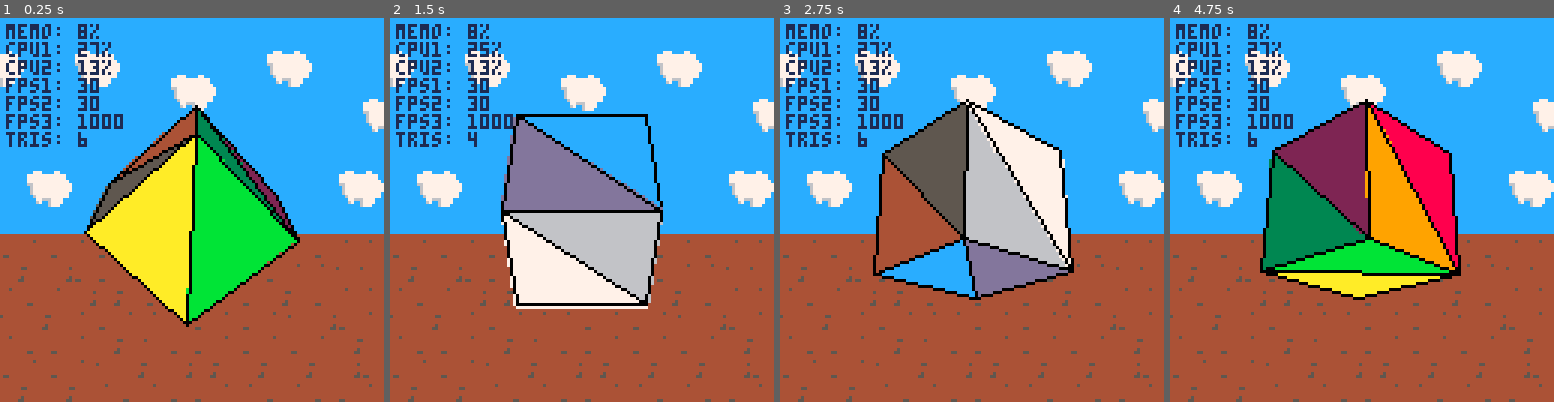
Above: before the commit, frames 1-4 (left to right).
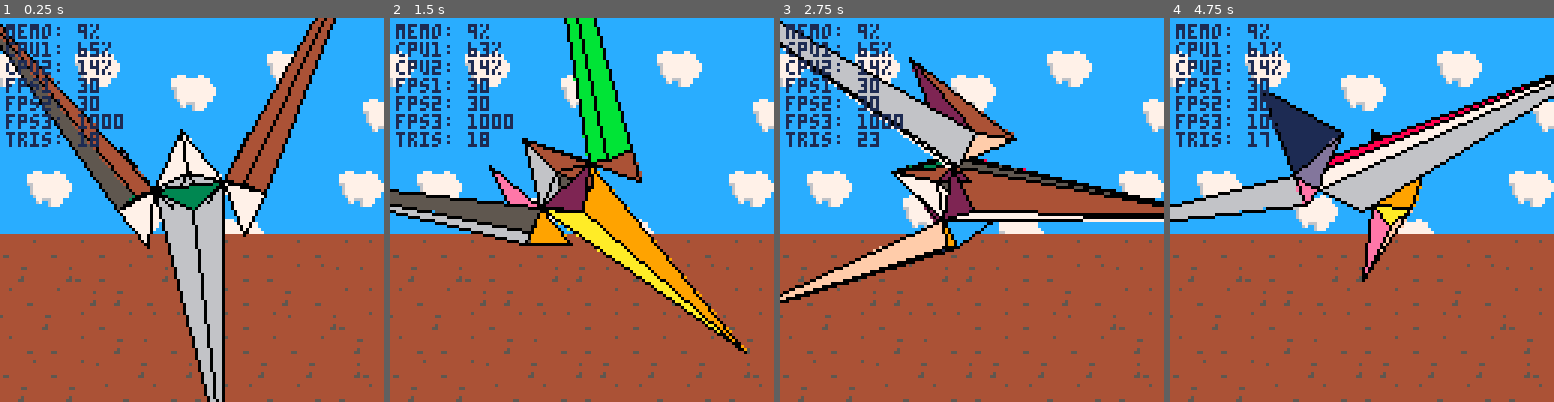
Above: after the commit, the same moments.

Repository: RicoP/picowiese
Game: PICO-8 cartridge 3d.p8
Same seed, same stepped clock (60 frames per second), same inputs: the game is played once before the commit and once after it.
Inputs:
- Up to frame 1 (0.25 s): no input
- Up to frame 2 (1.5 s): no input
- Up to frame 3 (2.75 s): no input
- Up to frame 4 (4.75 s): no input

The runs differ from the first frame. In frame 1, 26% of the frame differs, in the area x 0-88%, y 0-100%; in frame 2, 24%; in frame 3, 27%, in the area x 0-100%, y 0-75%; in frame 4, 26%.

Commit message:
add distance to faces and to primitive z sorting

Diff:
--- a/3d.p8
+++ b/3d.p8
@@ -45,6 +45,13 @@
  return res
 end
 
+function vec3_scale(res, a, s)
+ res.x=a.x*s
+ res.y=a.y*s
+ res.z=a.z*s
+ return res
+end
+
 function vec3_len_sqr(v)
  return v.x*v.x+v.y*v.y+v.z*v.z
 end
@@ -99,6 +106,26 @@
 
  return res
 end
+
+--utils
+--https://www.lexaloffle.com/bbs/?pid=18374#p18374
+qsort=function (t, cmp, i, j)
+ i = i or 1
+ j = j or #t
+ if i < j then
+  local p = i
+  for k = i, j - 1 do
+   if cmp(t[k], t[j]) <= 0 then
+    t[p], t[k] = t[k], t[p]
+    p = p + 1
+   end
+  end
+  t[p], t[j] = t[j], t[p]
+  qsort(t, cmp, i, p - 1)
+  qsort(t, cmp, p + 1, j)
+ end
+end
+
 -->8
 -- 3d rasterizer
 
@@ -232,7 +259,7 @@
  pmat[3][4]=1
  pmat[4][4]=0
 
- local theta=frame/60.0
+ local theta=frame/360.0
  local matrotz=matrix()
  matrotz[1][1]=cos(theta)
  matrotz[1][2]=sin(theta)
@@ -249,7 +276,7 @@
  matrotx[3][3]=cos(theta*.5)
  matrotx[4][4]=1
 
- local m = cube_mesh
+ local m = arwing_mesh
  local t = triangle()
 
  local num_tris = #m.faces
@@ -275,9 +302,9 @@
   vec3_mul(trirotzx.p[3],trirotz.p[3],matrotx)
 
   local tri_trans=triangle(trirotzx.p)
-  tri_trans.p[1].z += 8
-  tri_trans.p[2].z += 8
-  tri_trans.p[3].z += 8
+  tri_trans.p[1].z += 7
+  tri_trans.p[2].z += 7
+  tri_trans.p[3].z += 7
 
   local l1 = {x=0,y=0,z=0}
   vec3_sub(l1, tri_trans.p[2],tri_trans.p[1])
@@ -292,6 +319,16 @@
   local d = vec3_dot(n,pn)
 
   if d > 0 then goto draw_tri_end end
+
+		local midp = vec3d()
+		vec3_add(midp,midp,tri_trans.p[1])
+		vec3_add(midp,midp,tri_trans.p[2])
+		vec3_add(midp,midp,tri_trans.p[3])
+  vec3_scale(midp,midp,0.333333)
+		vec3_sub(midp,midp,eye)
+		local dist = vec3_len_sqr(midp)
+  face[4] = dist
+
 
   local tri_proj = triangle()
   vec3_mul(tri_proj.p[1],tri_trans.p[1],pmat)
@@ -313,10 +350,10 @@
   tri_proj.p[3].x *=64
   tri_proj.p[3].y *=64
 
-  local col = 1+f%15
+  local col = f%16
 
 		gcx.fill = true
-  draw_tri(tri_proj, col)
+  draw_tri(tri_proj, face[4])
 
 		gcx.fill = false
   draw_tri(tri_proj, 0)
@@ -324,6 +361,13 @@
 		tris_drawn += 1
   ::draw_tri_end::
  end
+
+ --sort triangles by
+ --distance in last frame
+ qsort(m.faces, function(l,r)
+  return r[4]-l[4]
+ end)
+
 
  --fill_tri_bott(35,10,10,20,20)
  --color(14)
--- a/arwing.lua
+++ b/arwing.lua
@@ -4,66 +4,157 @@
 {0,1.124962,0.648347},
 {0.293893,0.325421,0.812955},
 {0.384711,0.32542,0.600378},
+{0,1.124962,0.648347},
 {-0.293892,0.325421,0.812956},
 {0,0.325421,0.812956},
 {-0.38471,0.32542,0.600378},
 {-0.469374,0.325421,0.267841},
 {0.008393,-3.720332,0.442484},
+{0,0.325421,0.812956},
+{-0.293892,0.325421,0.812956},
+{0.008393,-3.720332,0.442484},
+{0.384711,0.32542,0.600378},
+{0.293893,0.325421,0.812955},
+{0.008393,-3.720332,0.442484},
 {0,0,0},
 {0.469373,0.32542,0.267841},
+{0.008393,-3.720332,0.442484},
+{0.469373,0.32542,0.267841},
+{0,0,0},
+{-0.469374,0.325421,0.267841},
+{0,0.504066,0.547497},
+{0.469373,0.32542,0.267841},
+{0.248007,0.036713,0.325081},
+{-0.469374,0.325421,0.267841},
+{0,0.504066,0.547497},
+{-0.248007,0.036713,0.325081},
+{0.469373,0.32542,0.267841},
+{0,1.124962,0.648347},
+{0.384711,0.32542,0.600378},
+{0,1.124962,0.648347},
+{0,0.325421,0.812956},
+{0.293893,0.325421,0.812955},
+{0,1.124962,0.648347},
+{-0.38471,0.32542,0.600378},
+{-0.293892,0.325421,0.812956},
+{-0.38471,0.32542,0.600378},
+{0,1.124962,0.648347},
+{-0.469374,0.325421,0.267841},
+{0.008393,-3.720332,0.442484},
+{-0.469374,0.325421,0.267841},
+{0,0,0},
+{-0.293892,0.325421,0.812956},
+{-0.38471,0.32542,0.600378},
+{0.008393,-3.720332,0.442484},
+{0.008393,-3.720332,0.442484},
+{0.293893,0.325421,0.812955},
+{0,0.325421,0.812956},
+{0.008393,-3.720332,0.442484},
+{0.469373,0.32542,0.267841},
+{0.384711,0.32542,0.600378},
+{0,0.504066,0.547497},
+{0,1.124962,0.648347},
+{0.469373,0.32542,0.267841},
+{-0.469374,0.325421,0.267841},
+{0,1.124962,0.648347},
+{0,0.504066,0.547497},
+{-0.469374,0.325421,0.267841},
+{-0.248007,0.036713,0.325081},
+{0.248007,0.036713,0.325081},
+{-0.469374,0.325421,0.267841},
+{0.248007,0.036713,0.325081},
+{0.469373,0.32542,0.267841},
+{-0.248007,0.036713,0.325081},
 {0,0.504066,0.547497},
 {0.248007,0.036713,0.325081},
-{-0.248007,0.036713,0.325081},
 {0.714348,-0.50556,0.709155},
 {1.005713,0.080342,0.258933},
 {1.074676,1.057915,1.935339},
+{1.005713,0.080342,0.258933},
+{0.469373,0.32542,0.267841},
+{1.074676,1.057915,1.935339},
+{0.469373,0.32542,0.267841},
+{0.714348,-0.50556,0.709155},
+{1.074676,1.057915,1.935339},
+{0.714348,-0.50556,0.709155},
+{0.469373,0.32542,0.267841},
+{1.005713,0.080342,0.258933},
 {0.715432,0.256755,-0.033623},
 {0.469373,0.32542,0.267841},
 {2.847887,3.587393,-0.009833},
+{0.469373,0.32542,0.267841},
+{1.005713,0.080342,0.258933},
+{2.847887,3.587393,-0.009833},
+{1.005713,0.080342,0.258933},
+{0.715432,0.256755,-0.033623},
+{2.847887,3.587393,-0.009833},
+{0.715432,0.256755,-0.033623},
+{1.005713,0.080342,0.258933},
+{0.469373,0.32542,0.267841},
 {-1.075742,1.057909,1.935349},
 {-1.006779,0.080337,0.258945},
 {-0.715414,-0.505565,0.709166},
+{-1.075742,1.057909,1.935349},
+{-0.469374,0.325421,0.267841},
+{-1.006779,0.080337,0.258945},
+{-1.075742,1.057909,1.935349},
+{-0.715414,-0.505565,0.709166},
+{-0.469374,0.325421,0.267841},
+{-1.006779,0.080337,0.258945},
+{-0.469374,0.325421,0.267841},
+{-0.715414,-0.505565,0.709166},
 {-2.856848,3.587391,-0.009833},
+{-0.469374,0.325421,0.267841},
+{-0.724391,0.256755,-0.033623},
+{-2.856848,3.587391,-0.009833},
+{-1.006779,0.080337,0.258945},
+{-0.469374,0.325421,0.267841},
+{-2.856848,3.587391,-0.009833},
+{-0.724391,0.256755,-0.033623},
+{-1.006779,0.080337,0.258945},
+{-0.469374,0.325421,0.267841},
+{-1.006779,0.080337,0.258945},
 {-0.724391,0.256755,-0.033623},
  },
  faces = {
-{1,2,3},
-{1,4,5},
-{6,7,8},
-{5,4,8},
-{3,2,8},
-{9,10,8},
-{10,9,7},
-{11,10,12},
-{7,11,13},
-{10,13,12},
-{10,1,3},
-{1,5,2},
-{1,6,4},
-{6,1,7},
-{8,7,9},
-{4,6,8},
-{8,2,5},
-{8,10,3},
-{11,1,10},
-{7,1,11},
-{10,7,13},
-{13,11,12},
-{14,15,16},
-{15,10,16},
-{10,14,16},
-{14,10,15},
-{17,18,19},
-{18,15,19},
-{15,17,19},
-{17,15,18},
-{20,21,22},
-{20,7,21},
-{20,22,7},
-{21,7,22},
-{23,7,24},
-{23,21,7},
-{23,24,21},
-{7,21,24}
+ -- v1, v2, v3, distance
+{1,2,3,0},
+{4,5,6,0},
+{7,8,9,0},
+{10,11,12,0},
+{13,14,15,0},
+{16,17,18,0},
+{19,20,21,0},
+{22,23,24,0},
+{25,26,27,0},
+{28,29,30,0},
+{31,32,33,0},
+{34,35,36,0},
+{37,38,39,0},
+{40,41,42,0},
+{43,44,45,0},
+{46,47,48,0},
+{49,50,51,0},
+{52,53,54,0},
+{55,56,57,0},
+{58,59,60,0},
+{61,62,63,0},
+{64,65,66,0},
+{67,68,69,0},
+{70,71,72,0},
+{73,74,75,0},
+{76,77,78,0},
+{79,80,81,0},
+{82,83,84,0},
+{85,86,87,0},
+{88,89,90,0},
+{91,92,93,0},
+{94,95,96,0},
+{97,98,99,0},
+{100,101,102,0},
+{103,104,105,0},
+{106,107,108,0},
+{109,110,111,0},
+{112,113,114,0}
  }
 }
--- a/ball.lua
+++ b/ball.lua
@@ -45,85 +45,86 @@
 {0,0,1},
  },
  faces = {
-{1,2,3},
-{4,2,5},
-{1,3,6},
-{1,6,7},
-{1,7,8},
-{4,5,9},
-{10,11,12},
-{13,14,15},
-{16,17,18},
-{19,20,21},
-{4,9,22},
-{10,12,23},
-{13,15,24},
-{16,18,25},
-{19,21,26},
-{27,28,29},
-{30,31,32},
-{33,34,35},
-{36,37,38},
-{39,40,41},
-{41,38,42},
-{41,40,38},
-{40,36,38},
-{38,35,42},
-{38,37,35},
-{37,33,35},
-{35,32,42},
-{35,34,32},
-{34,30,32},
-{32,29,42},
-{32,31,29},
-{31,27,29},
-{29,41,42},
-{29,28,41},
-{28,39,41},
-{26,40,39},
-{26,21,40},
-{21,36,40},
-{25,37,36},
-{25,18,37},
-{18,33,37},
-{24,34,33},
-{24,15,34},
-{15,30,34},
-{23,31,30},
-{23,12,31},
-{12,27,31},
-{22,28,27},
-{22,9,28},
-{9,39,28},
-{21,25,36},
-{21,20,25},
-{20,16,25},
-{18,24,33},
-{18,17,24},
-{17,13,24},
-{15,23,30},
-{15,14,23},
-{14,10,23},
-{12,22,27},
-{12,11,22},
-{11,4,22},
-{9,26,39},
-{9,5,26},
-{5,19,26},
-{8,20,19},
-{8,7,20},
-{7,16,20},
-{7,17,16},
-{7,6,17},
-{6,13,17},
-{6,14,13},
-{6,3,14},
-{3,10,14},
-{5,8,19},
-{5,2,8},
-{2,1,8},
-{3,11,10},
-{3,2,11},
-{2,4,11}
+ -- v1, v2, v3, distance
+{1,2,3,0},
+{4,2,5,0},
+{1,3,6,0},
+{1,6,7,0},
+{1,7,8,0},
+{4,5,9,0},
+{10,11,12,0},
+{13,14,15,0},
+{16,17,18,0},
+{19,20,21,0},
+{4,9,22,0},
+{10,12,23,0},
+{13,15,24,0},
+{16,18,25,0},
+{19,21,26,0},
+{27,28,29,0},
+{30,31,32,0},
+{33,34,35,0},
+{36,37,38,0},
+{39,40,41,0},
+{41,38,42,0},
+{41,40,38,0},
+{40,36,38,0},
+{38,35,42,0},
+{38,37,35,0},
+{37,33,35,0},
+{35,32,42,0},
+{35,34,32,0},
+{34,30,32,0},
+{32,29,42,0},
+{32,31,29,0},
+{31,27,29,0},
+{29,41,42,0},
+{29,28,41,0},
+{28,39,41,0},
+{26,40,39,0},
+{26,21,40,0},
+{21,36,40,0},
+{25,37,36,0},
+{25,18,37,0},
+{18,33,37,0},
+{24,34,33,0},
+{24,15,34,0},
+{15,30,34,0},
+{23,31,30,0},
+{23,12,31,0},
+{12,27,31,0},
+{22,28,27,0},
+{22,9,28,0},
+{9,39,28,0},
+{21,25,36,0},
+{21,20,25,0},
+{20,16,25,0},
+{18,24,33,0},
+{18,17,24,0},
+{17,13,24,0},
+{15,23,30,0},
+{15,14,23,0},
+{14,10,23,0},
+{12,22,27,0},
+{12,11,22,0},
+{11,4,22,0},
+{9,26,39,0},
+{9,5,26,0},
+{5,19,26,0},
+{8,20,19,0},
+{8,7,20,0},
+{7,16,20,0},
+{7,17,16,0},
+{7,6,17,0},
+{6,13,17,0},
+{6,14,13,0},
+{6,3,14,0},
+{3,10,14,0},
+{5,8,19,0},
+{5,2,8,0},
+{2,1,8,0},
+{3,11,10,0},
+{3,2,11,0},
+{2,4,11,0}
  }
 }
--- a/bunny.lua
+++ b/bunny.lua
@@ -426,146 +426,147 @@
 {0.35804,-0.302062,-0.616073},
  },
  faces = {
-{1,2,3},
-{4,5,6},
-{7,8,9},
-{10,11,12},
-{13,14,15},
-{16,17,18},
-{19,20,21},
-{22,23,24},
-{25,26,27},
-{28,29,30},
-{31,32,33},
-{34,35,36},
-{37,38,39},
-{40,41,42},
-{43,44,45},
-{46,47,48},
-{49,50,51},
-{52,53,54},
-{55,56,57},
-{58,59,60},
-{61,62,63},
-{64,65,66},
-{67,68,69},
-{70,71,72},
-{73,74,75},
-{76,77,78},
-{79,80,81},
-{82,83,84},
-{85,86,87},
-{88,89,90},
-{91,92,93},
-{94,95,96},
-{97,98,99},
-{100,101,102},
-{103,104,105},
-{106,107,108},
-{109,110,111},
-{112,113,114},
-{115,116,117},
-{118,119,120},
-{121,122,123},
-{124,125,126},
-{127,128,129},
-{130,131,132},
-{133,134,135},
-{136,137,138},
-{139,140,141},
-{142,143,144},
-{145,146,147},
-{148,149,150},
-{151,152,153},
-{154,155,156},
-{157,158,159},
-{160,161,162},
-{163,164,165},
-{166,167,168},
-{169,170,171},
-{172,173,174},
-{175,176,177},
-{178,179,180},
-{181,182,183},
-{184,185,186},
-{187,188,189},
-{190,191,192},
-{193,194,195},
-{196,197,198},
-{199,200,201},
-{202,203,204},
-{205,206,207},
-{208,209,210},
-{211,212,213},
-{214,215,216},
-{217,218,219},
-{220,221,222},
-{223,224,225},
-{226,227,228},
-{229,230,231},
-{232,233,234},
-{235,236,237},
-{238,239,240},
-{241,242,243},
-{244,245,246},
-{247,248,249},
-{250,251,252},
-{253,254,255},
-{256,257,258},
-{259,260,261},
-{262,263,264},
-{265,266,267},
-{268,269,270},
-{271,272,273},
-{274,275,276},
-{277,278,279},
-{280,281,282},
-{283,284,285},
-{286,287,288},
-{289,290,291},
-{292,293,294},
-{295,296,297},
-{298,299,300},
-{301,302,303},
-{304,305,306},
-{307,308,309},
-{310,311,312},
-{313,314,315},
-{316,317,318},
-{319,320,321},
-{322,323,324},
-{325,326,327},
-{328,329,330},
-{331,332,333},
-{334,335,336},
-{337,338,339},
-{340,341,342},
-{343,344,345},
-{346,347,348},
-{349,350,351},
-{352,353,354},
-{355,356,357},
-{358,359,360},
-{361,362,363},
-{364,365,366},
-{367,368,369},
-{370,371,372},
-{373,374,375},
-{376,377,378},
-{379,380,381},
-{382,383,384},
-{385,386,387},
-{388,389,390},
-{391,392,393},
-{394,395,396},
-{397,398,399},
-{400,401,402},
-{403,404,405},
-{406,407,408},
-{409,410,411},
-{412,413,414},
-{415,416,417},
-{418,419,420},
-{421,422,423}
+ -- v1, v2, v3, distance
+{1,2,3,0},
+{4,5,6,0},
+{7,8,9,0},
+{10,11,12,0},
+{13,14,15,0},
+{16,17,18,0},
+{19,20,21,0},
+{22,23,24,0},
+{25,26,27,0},
+{28,29,30,0},
+{31,32,33,0},
+{34,35,36,0},
+{37,38,39,0},
+{40,41,42,0},
+{43,44,45,0},
+{46,47,48,0},
+{49,50,51,0},
+{52,53,54,0},
+{55,56,57,0},
+{58,59,60,0},
+{61,62,63,0},
+{64,65,66,0},
+{67,68,69,0},
+{70,71,72,0},
+{73,74,75,0},
+{76,77,78,0},
+{79,80,81,0},
+{82,83,84,0},
+{85,86,87,0},
+{88,89,90,0},
+{91,92,93,0},
+{94,95,96,0},
+{97,98,99,0},
+{100,101,102,0},
+{103,104,105,0},
+{106,107,108,0},
+{109,110,111,0},
+{112,113,114,0},
+{115,116,117,0},
+{118,119,120,0},
+{121,122,123,0},
+{124,125,126,0},
+{127,128,129,0},
+{130,131,132,0},
+{133,134,135,0},
+{136,137,138,0},
+{139,140,141,0},
+{142,143,144,0},
+{145,146,147,0},
+{148,149,150,0},
+{151,152,153,0},
+{154,155,156,0},
+{157,158,159,0},
+{160,161,162,0},
+{163,164,165,0},
+{166,167,168,0},
+{169,170,171,0},
+{172,173,174,0},
+{175,176,177,0},
+{178,179,180,0},
+{181,182,183,0},
+{184,185,186,0},
+{187,188,189,0},
+{190,191,192,0},
+{193,194,195,0},
+{196,197,198,0},
+{199,200,201,0},
+{202,203,204,0},
+{205,206,207,0},
+{208,209,210,0},
+{211,212,213,0},
+{214,215,216,0},
+{217,218,219,0},
+{220,221,222,0},
+{223,224,225,0},
+{226,227,228,0},
+{229,230,231,0},
+{232,233,234,0},
+{235,236,237,0},
+{238,239,240,0},
+{241,242,243,0},
+{244,245,246,0},
+{247,248,249,0},
+{250,251,252,0},
+{253,254,255,0},
+{256,257,258,0},
+{259,260,261,0},
+{262,263,264,0},
+{265,266,267,0},
+{268,269,270,0},
+{271,272,273,0},
+{274,275,276,0},
+{277,278,279,0},
+{280,281,282,0},
+{283,284,285,0},
+{286,287,288,0},
+{289,290,291,0},
+{292,293,294,0},
+{295,296,297,0},
+{298,299,300,0},
+{301,302,303,0},
+{304,305,306,0},
+{307,308,309,0},
+{310,311,312,0},
+{313,314,315,0},
+{316,317,318,0},
+{319,320,321,0},
+{322,323,324,0},
+{325,326,327,0},
+{328,329,330,0},
+{331,332,333,0},
+{334,335,336,0},
+{337,338,339,0},
+{340,341,342,0},
+{343,344,345,0},
+{346,347,348,0},
+{349,350,351,0},
+{352,353,354,0},
+{355,356,357,0},
+{358,359,360,0},
+{361,362,363,0},
+{364,365,366,0},
+{367,368,369,0},
+{370,371,372,0},
+{373,374,375,0},
+{376,377,378,0},
+{379,380,381,0},
+{382,383,384,0},
+{385,386,387,0},
+{388,389,390,0},
+{391,392,393,0},
+{394,395,396,0},
+{397,398,399,0},
+{400,401,402,0},
+{403,404,405,0},
+{406,407,408,0},
+{409,410,411,0},
+{412,413,414,0},
+{415,416,417,0},
+{418,419,420,0},
+{421,422,423,0}
  }
 }
--- a/cube.lua
+++ b/cube.lua
@@ -11,17 +11,18 @@
 {1,-1,-1},
  },
  faces = {
-{1,2,3},
-{1,3,4},
-{4,3,5},
-{4,5,6},
-{6,5,7},
-{6,7,8},
-{8,7,2},
-{8,2,1},
-{4,6,8},
-{4,8,1},
-{5,3,2},
-{5,2,7}
+ -- v1, v2, v3, distance
+{1,2,3,0},
+{1,3,4,0},
+{4,3,5,0},
+{4,5,6,0},
+{6,5,7,0},
+{6,7,8,0},
+{8,7,2,0},
+{8,2,1,0},
+{4,6,8,0},
+{4,8,1,0},
+{5,3,2,0},
+{5,2,7,0}
  }
 }
Not shown, changed: arwing.ply
Not shown, changed: ply2lua.js
